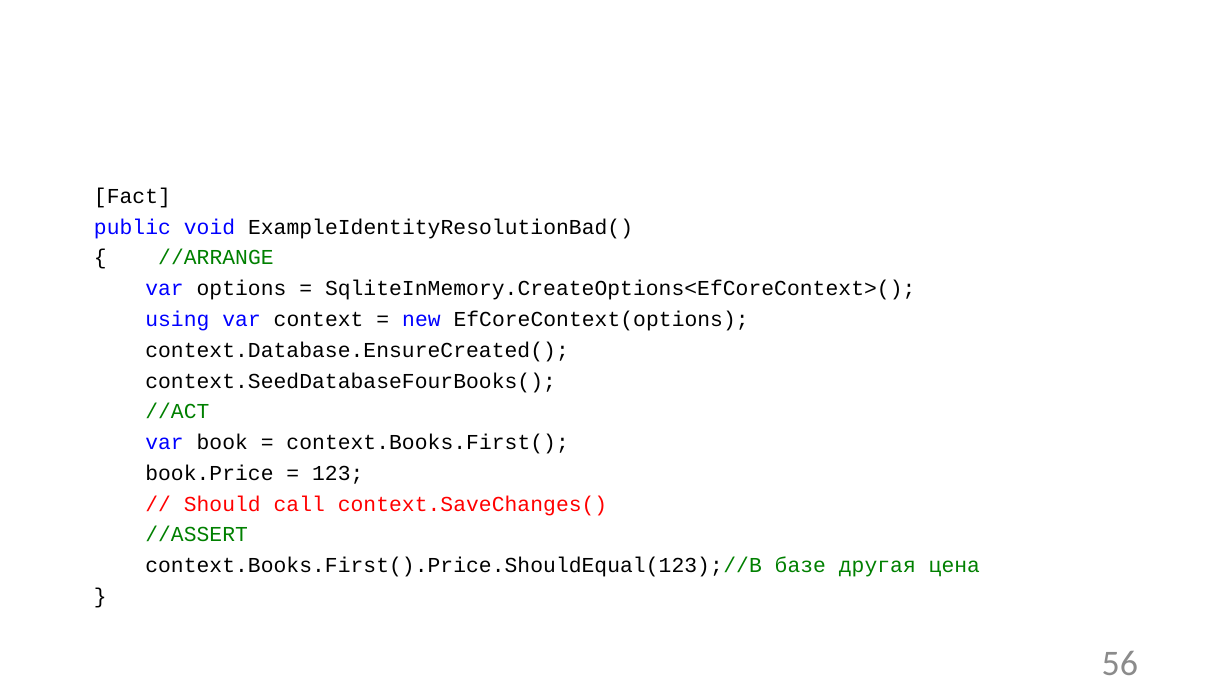
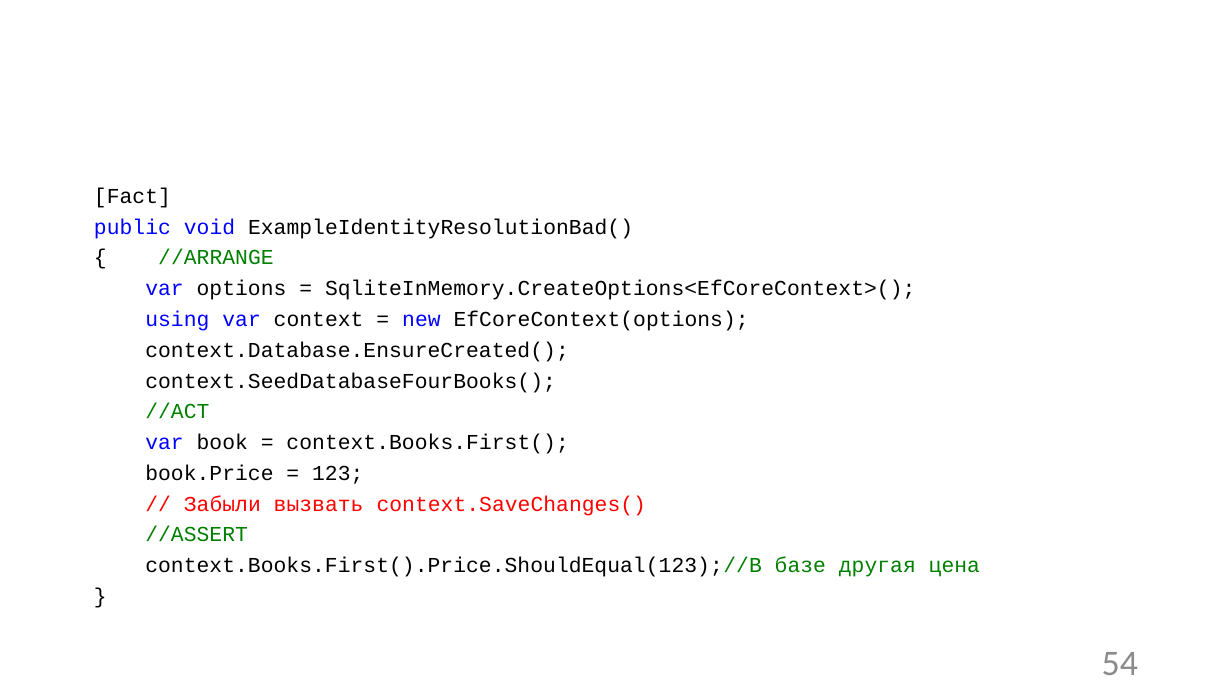
Before and after one commit to Sa1Gur/DbTest.Containers, a slide deck: slide 54 of DbaseTesting.pptx (slide 56 before the commit). Drawn at 1232x693 pixels with LibreOffice and Linux fonts; fonts in the diff are those of the drawing; background and template pictures are left out. Boxes give left, top, right and bottom in pixels: in the first picture for what was removed or moved away, otherwise in the second. Text is boxed around its words. In the diff, an @@ line names an element or a change of style, - is before the commit and + after.

```diff
--- a/DbaseTesting.pptx
+++ b/DbaseTesting.pptx
@@ text at bbox=[184, 495, 646, 516]: text changed @@
-// Should call context.SaveChanges()
+// Забыли вызвать context.SaveChanges()
@@ page number at bbox=[1102, 652, 1138, 675]: text changed @@
-56
+54
```
Also in this commit, not shown: 13 other slides changed, 2 slides removed.
